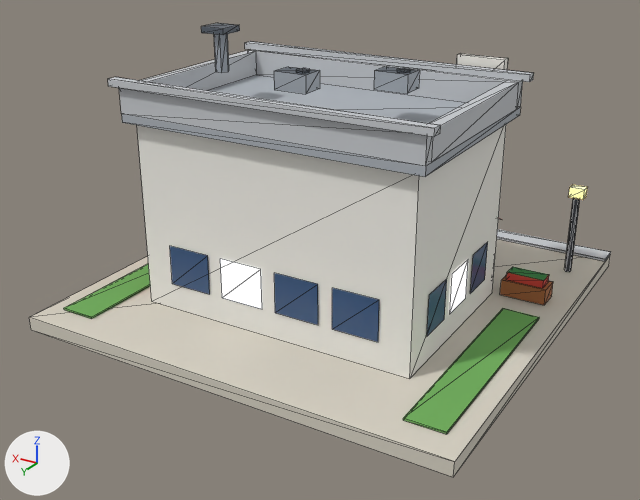
Before and after pictures for a commit that changed the glTF model public/models/v2/15_lod0.glb.
One viewpoint serves both versions: a 50 mm lens placed at (-0.896, 1.587, 0.894), pointed at (0.007, 0.084, 0.142). Every picture has the same lights, and +X, +Y and +Z are marked at lower left. The older version comes first. Mesh edges are drawn as thin lines. Vertices at exactly the same position are counted once.

In view in the first picture: 'b15_v2'.
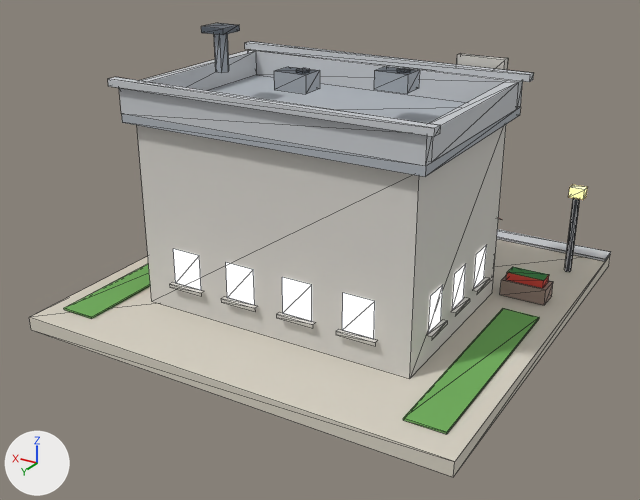
What differs and where, as boxes (x1, y1, x2, y2) in the pictures (640 x 500 px):
'b15_v2', surface changed, reshaped
    both: (29, 23, 611, 477)
part 1 of me_b15_v2, rebuilt (26% narrower, 17% shorter)
    before: (470, 242, 488, 294)
    after: (474, 245, 487, 288)
part 2 of me_b15_v2, rebuilt (29% narrower, 17% shorter)
    before: (427, 279, 447, 336)
    after: (429, 285, 443, 332)
part 3 of me_b15_v2, rebuilt (33% narrower, 16% shorter)
    before: (220, 259, 262, 309)
    after: (226, 263, 254, 305)
part 4 of me_b15_v2, rebuilt (29% narrower, 15% shorter)
    before: (332, 288, 379, 342)
    after: (342, 293, 375, 339)
part 5 of me_b15_v2, rebuilt
    before: (450, 260, 468, 313)
    after: (452, 264, 466, 310)
part 6 of me_b15_v2, rebuilt (31% narrower, 15% shorter)
    before: (274, 273, 318, 325)
    after: (282, 277, 312, 321)
part 7 of me_b15_v2, rebuilt (29% narrower, 14% shorter)
    before: (170, 246, 210, 294)
    after: (173, 249, 201, 290)
part 8 of me_b15_v2, added
    after: (169, 277, 490, 346)

Patch to the scene script:
```diff
--- a/public/models/v2/15_lod0.glb.py
+++ b/public/models/v2/15_lod0.glb.py
@@ mat_wall_white @@
 n2 = _N.new('ShaderNodeMix'); n2.name = 'Mix'
 n2.inputs[0].default_value = 1.0  # 'Factor'
-n2.inputs[7].default_value = (0.896, 0.88, 0.823, 1.0)  # 'B', white #f3f1ea
+n2.inputs[7].default_value = (0.68, 0.658, 0.617, 1.0)  # 'B', light grey #d7d4ce
 n3 = _N.new('ShaderNodeVertexColor'); n3.name = 'Color Attribute'
@@ mat_wall_wood @@
 n2 = _N.new('ShaderNodeMix'); n2.name = 'Mix'
 n2.inputs[0].default_value = 1.0  # 'Factor'
-n2.inputs[7].default_value = (0.392, 0.138, 0.0423, 1.0)  # 'B', brown #a8683a
+n2.inputs[7].default_value = (0.342, 0.25, 0.209, 1.0)  # 'B', brown #9e897e
 n3 = _N.new('ShaderNodeVertexColor'); n3.name = 'Color Attribute'
@@ mat_white @@
 n2 = _N.new('ShaderNodeMix'); n2.name = 'Mix'
 n2.inputs[0].default_value = 1.0  # 'Factor'
-n2.inputs[7].default_value = (0.88, 0.855, 0.791, 1.0)  # 'B', white #f1eee6
+n2.inputs[7].default_value = (0.617, 0.597, 0.552, 1.0)  # 'B', light grey #cecbc4
 n3 = _N.new('ShaderNodeVertexColor'); n3.name = 'Color Attribute'
@@ mat_glow_window_res @@
+mat_glow_window_res = bpy.data.materials.new('glow_window_res')
+# nodes: BsdfPrincipled, Mix, OutputMaterial, VertexColor
+# colours: blue #3d5a82, mixed with the vertex colours
@@ me_b15_v2 @@
-me_b15_v2.from_pydata(...)  # 484 vertices, 595 faces; spans x -0.48..0.48, y -0.48..0.48, z 0.0..0.602
+me_b15_v2.from_pydata(...)  # 544 vertices, 635 faces; spans x -0.48..0.48, y -0.48..0.48, z 0.0..0.602
+# me_b15_v2 part 1: the loose piece of 4 vertices spanning x -0.313, y -0.067..0.014, z 0.089..0.176 is rebuilt with 4 vertices and now spans x -0.313, y -0.061..-0.004, z 0.093..0.171, in mat_glow_window_res
+# me_b15_v2 part 2: the loose piece of 4 vertices spanning x -0.313, y 0.146..0.227, z 0.089..0.176 is rebuilt with 4 vertices and now spans x -0.313, y 0.164..0.221, z 0.093..0.171, in mat_glow_window_res
+# me_b15_v2 part 3: the loose piece of 4 vertices spanning x 0.016..0.114, y 0.293, z 0.089..0.176 is rebuilt with 4 vertices and now spans x 0.034..0.101, y 0.293, z 0.093..0.171, in mat_glow_window_res
+# me_b15_v2 part 4: the loose piece of 4 vertices spanning x -0.244..-0.146, y 0.293, z 0.089..0.176 is rebuilt with 4 vertices and now spans x -0.235..-0.168, y 0.293, z 0.093..0.171, in mat_glow_window_res
+# me_b15_v2 part 5: the loose piece of 4 vertices spanning x -0.313, y 0.039..0.121, z 0.089..0.176 is rebuilt with 4 vertices and now spans x -0.313, y 0.052..0.108, z 0.093..0.171, in mat_glow_window_res
+# me_b15_v2 part 6: the loose piece of 4 vertices spanning x -0.114..-0.016, y 0.293, z 0.089..0.176 is rebuilt with 4 vertices and now spans x -0.101..-0.034, y 0.293, z 0.093..0.171, in mat_glow_window_res
+# me_b15_v2 part 7: the loose piece of 4 vertices spanning x 0.146..0.244, y 0.293, z 0.089..0.176 is rebuilt with 4 vertices and now spans x 0.168..0.235, y 0.293, z 0.093..0.171, in mat_glow_window_res
+# me_b15_v2 part 8
+# 20 vertices are added at x -0.324..0.324, y -0.069..0.303, z 0.085
+# 20 new vertices lie (0.0, 0.0, 0.008) away from vertices in x -0.324..0.324, y -0.069..0.303, z 0.085
+# 8 new vertices lie (0.0, -0.01, 0.0) away from vertices in x -0.244..0.244, y 0.303, z 0.093
+# 6 new vertices lie (-0.011, 0.0, 0.0) away from vertices in x 0.324, y -0.069..0.229, z 0.093
+# 6 new vertices lie (0.011, 0.0, 0.0) away from vertices in x -0.324, y -0.069..0.229, z 0.093
+# 40 new faces join them, mat_white
+# other edits to the shape of me_b15_v2 do not show in these pictures
 me_b15_v2.materials.append(mat_paving)
@@ me_b15_v2 @@
 me_b15_v2.materials.append(mat_sign_red)
-me_b15_v2.materials.append(mat_glow_window)
 me_b15_v2.materials.append(mat_metal)
@@ me_b15_v2 @@
 me_b15_v2.materials.append(mat_white)
+me_b15_v2.materials.append(mat_glow_window_res)
```
